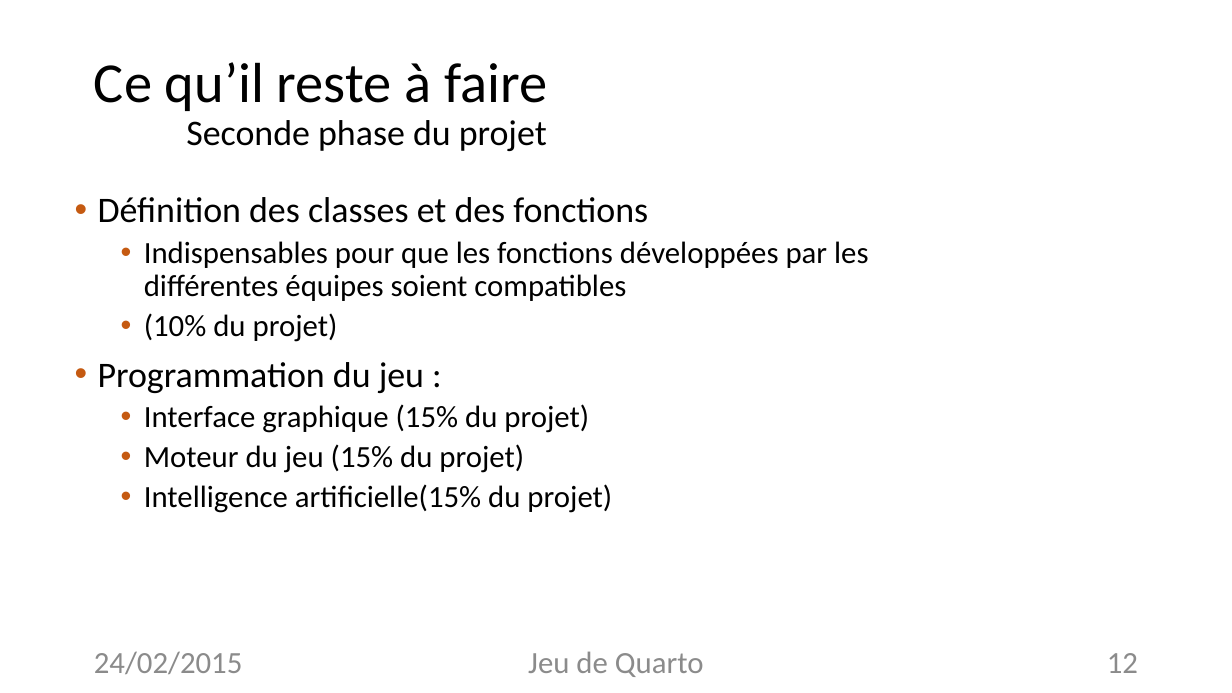
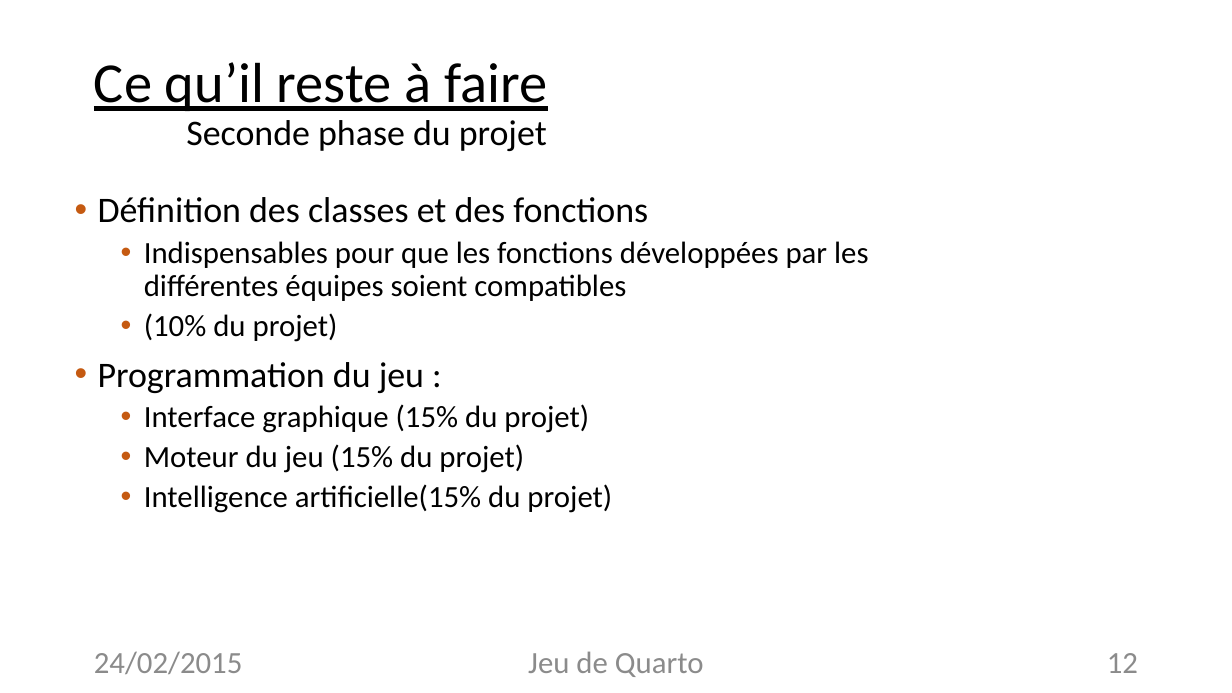
Before and after one commit to Quarto-Projet/Quarto, a slide deck: slide 12 of Diapo-&-co/150224 P4 Info 1.pptx. Drawn at 1232x693 pixels with LibreOffice and Linux fonts; fonts in the diff are those of the drawing. Boxes give left, top, right and bottom in pixels: in the first picture for what was removed or moved away, otherwise in the second. Text is boxed around its words. In the diff, an @@ line names an element or a change of style, - is before the commit and + after.

```diff
--- a/Diapo-&-co/150224 P4 Info 1.pptx
+++ b/Diapo-&-co/150224 P4 Info 1.pptx
@@ title "Ce qu’il reste à faire ..." at box(94, 62, 547, 151): underline on in "Ce qu’il reste à faire" @@
```
Also in this commit, not shown: 5 other slides changed.
